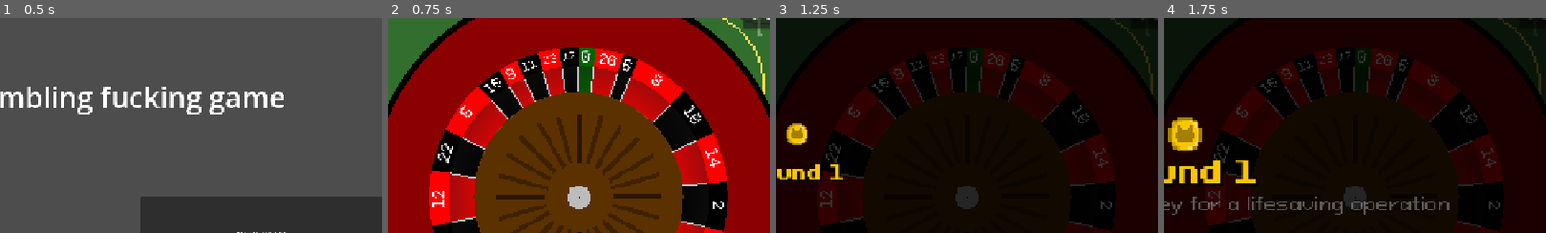
Above: before the commit, frames 1-4 (left to right).
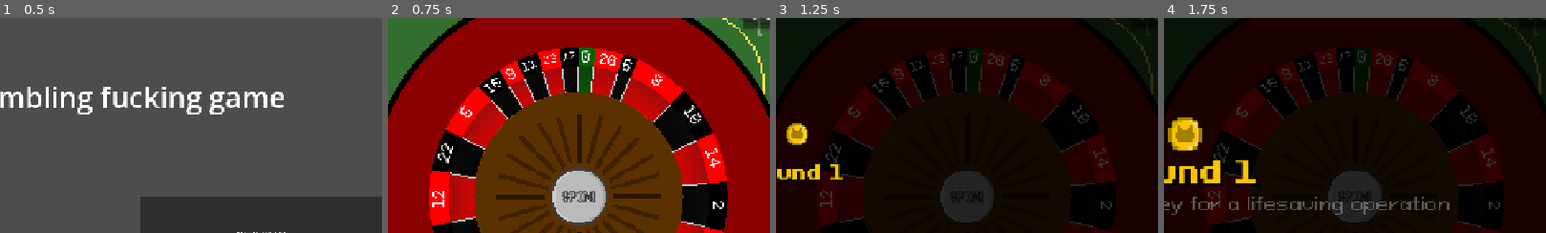
Above: after the commit, the same moments.

Repository: DuneRanger/Very-Serious-GameJam-2026
Game: Godot game, scene res://scenes/main.tscn
Two runs of this game, one before a commit and one after it. Both use one fixed random seed, a clock stepped at 60 frames per second and the inputs below. Sound files missing from this copy of the repository are replaced by a short silence.
Inputs:
- Up to frame 1 (0.5 s): no input
- Up to frame 2 (0.75 s): click "NEW GAME" at 0.5 s
- Up to frame 3 (1.25 s): no input
- Up to frame 4 (1.75 s): click "0" at 1.25 s
The pictures show only the part of the screen within x 47-97%, y 8-58%; the shares and areas given below are measured in that part.

Frame 1 is identical in both runs. In frame 2, 2.9% of the frame differs, in the area x 42-58%, y 69-97%; in frame 3, 2.1%; in frame 4, 1.9%.

Commit message:
Added a spin button

Diff:
--- a/scenes/game/game_scene/game_scene.gd
+++ b/scenes/game/game_scene/game_scene.gd
@@ -126,8 +126,8 @@
 		GameEnums.game_states.BET_PHASE:
 			$Table/Roulette.stop_roulette()
 			var money_won = get_full_bet_win()
+			$Table/BettingSystem.clear_bets()
 			GameManagerGlobal.modify_money(money_won)
-			$Table/BettingSystem.clear_bets()
 		_:
 			pass
 
--- a/scenes/game/game_scene/hud/game_scene_hud.tscn
+++ b/scenes/game/game_scene/hud/game_scene_hud.tscn
@@ -1,14 +1,14 @@
 [gd_scene format=3 uid="uid://cqwd5xducgdsl"]
 
 [ext_resource type="PackedScene" uid="uid://dcu31p6twmdit" path="res://scenes/game/utils/ErrorMessage.tscn" id="1_8fe00"]
-[ext_resource type="PackedScene" uid="uid://cxo23rckbhjbo" path="res://scenes/game/UI_elements/AwesomeLabel.tscn" id="2_qkhxd"]
+[ext_resource type="PackedScene" uid="uid://cxo23rckbhjbo" path="res://scenes/game/ui_elements/AwesomeLabel.tscn" id="2_qkhxd"]
 [ext_resource type="PackedScene" uid="uid://b8s6w1lbfa62g" path="res://scenes/game/UI_elements/animated_sprites/money_animated_sprite.tscn" id="3_0qbnv"]
 [ext_resource type="Script" uid="uid://yvvimemjf8nl" path="res://scenes/game/game_scene/hud/boost_symbol_container.gd" id="5_0qbnv"]
 [ext_resource type="PackedScene" uid="uid://djtfrov4iqbnm" path="res://scenes/game/UI_elements/animated_sprites/ruby_animated_sprite.tscn" id="5_3l4lp"]
 [ext_resource type="Script" uid="uid://co80ugwq1sply" path="res://scenes/game/game_scene/hud/spin_symbol_container.gd" id="6_3l4lp"]
 [ext_resource type="Texture2D" uid="uid://8mirpd64vb34" path="res://assets/textures/UI/ShopButton1.png" id="7_f4el6"]
 [ext_resource type="Script" uid="uid://dotgt4vplgp3m" path="res://scenes/game/game_scene/hud/shop_button.gd" id="7_sbgnr"]
-[ext_resource type="PackedScene" uid="uid://5vg4c83ob4lc" path="res://scenes/game/UI_elements/menu_button.tscn" id="8_hwqol"]
+[ext_resource type="PackedScene" uid="uid://5vg4c83ob4lc" path="res://scenes/game/ui_elements/menu_button.tscn" id="8_hwqol"]
 [ext_resource type="Texture2D" uid="uid://cspmm8d23xl02" path="res://assets/textures/UI/ShopButtonClick.png" id="8_la7ma"]
 [ext_resource type="Texture2D" uid="uid://d3wtdve7esxcb" path="res://assets/textures/UI/ShopButtonHover.png" id="9_vy1w6"]
 [ext_resource type="Script" uid="uid://ecrf73k4pky8" path="res://scenes/game/game_scene/hud/quota_label.gd" id="13_vy1w6"]
@@ -16,6 +16,11 @@
 [ext_resource type="Script" uid="uid://claufn611f2p4" path="res://scenes/game/game_scene/hud/round_start_animations.gd" id="14_ag5u3"]
 [ext_resource type="Texture2D" uid="uid://bn08ytmdst6va" path="res://assets/textures/symbols/money_sprite_sheet.png" id="15_ag5u3"]
 [ext_resource type="FontFile" uid="uid://btfhjobeerona" path="res://assets/fonts/PixeloidSans.otf" id="15_c6has"]
+[ext_resource type="Texture2D" uid="uid://d1ydk111unfdr" path="res://assets/textures/UI/spinButtonNormal.png" id="17_niiyn"]
+[ext_resource type="Texture2D" uid="uid://deatfdjnlmpyr" path="res://assets/textures/UI/spinButtonPressed.png" id="18_thqaq"]
+[ext_resource type="Texture2D" uid="uid://soqgmjnshia6" path="res://assets/textures/UI/spinButtonHover.png" id="19_hlngw"]
+[ext_resource type="Texture2D" uid="uid://cw4woinwf7xbd" path="res://assets/textures/UI/spinButtonOff.png" id="20_o58sx"]
+[ext_resource type="Script" uid="uid://cibpkppa3lx3b" path="res://scenes/game/game_scene/hud/spin_button.gd" id="21_hlngw"]
 
 [sub_resource type="StyleBoxTexture" id="StyleBoxTexture_4sguu"]
 texture = ExtResource("7_f4el6")
@@ -397,6 +402,18 @@
 &"RESET": SubResource("Animation_c6has"),
 &"RoundStart": SubResource("Animation_ag5u3")
 }
+
+[sub_resource type="StyleBoxTexture" id="StyleBoxTexture_vx0g1"]
+texture = ExtResource("17_niiyn")
+
+[sub_resource type="StyleBoxTexture" id="StyleBoxTexture_nlk0o"]
+texture = ExtResource("18_thqaq")
+
+[sub_resource type="StyleBoxTexture" id="StyleBoxTexture_nqfym"]
+texture = ExtResource("19_hlngw")
+
+[sub_resource type="StyleBoxTexture" id="StyleBoxTexture_4lu4x"]
+texture = ExtResource("20_o58sx")
 
 [node name="HUD" type="CanvasLayer" unique_id=1970834067]
 
@@ -532,6 +549,26 @@
 [node name="AnimationPlayer" type="AnimationPlayer" parent="RoundStartAnimations" unique_id=1086076332]
 libraries/ = SubResource("AnimationLibrary_niiyn")
 
+[node name="SpinButton" type="Button" parent="." unique_id=701434672]
+offset_left = 877.0
+offset_top = 312.0
+offset_right = 973.0
+offset_bottom = 408.0
+theme_override_constants/outline_size = 4
+theme_override_fonts/font = ExtResource("15_c6has")
+theme_override_font_sizes/font_size = 20
+theme_override_styles/normal = SubResource("StyleBoxTexture_vx0g1")
+theme_override_styles/pressed = SubResource("StyleBoxTexture_nlk0o")
+theme_override_styles/hover = SubResource("StyleBoxTexture_nqfym")
+theme_override_styles/disabled = SubResource("StyleBoxTexture_4lu4x")
+text = "SPIN!"
+script = ExtResource("21_hlngw")
+
+[node name="Timer" type="Timer" parent="SpinButton" unique_id=739194610]
+wait_time = 0.3
+
 [connection signal="timeout" from="SpinSymbolContainer/RefillTimer" to="SpinSymbolContainer" method="_on_refill_timer_timeout"]
 [connection signal="timeout" from="BoostSymbolContainer/RefillTimer" to="BoostSymbolContainer" method="_on_refill_timer_timeout"]
 [connection signal="button_down" from="ShopButton" to="ShopButton" method="_on_button_down"]
+[connection signal="button_down" from="SpinButton" to="SpinButton" method="_on_button_down"]
+[connection signal="timeout" from="SpinButton/Timer" to="SpinButton" method="_on_timer_timeout"]
--- /dev/null
+++ b/scenes/game/game_scene/hud/spin_button.gd
@@ -0,0 +1,28 @@
+extends Button
+
+func _ready() -> void:
+	GameManagerGlobal.signal_state_change.connect(check_state_validity)
+	GameManagerGlobal.signal_modify_money.connect(check_bet_validity)
+	pass
+
+func check_state_validity() -> void:
+	if GameManagerGlobal.game_state == GameEnums.game_states.BET_PHASE:
+		visible = true
+
+func check_bet_validity() -> void:
+	for bet_idx in GameManagerGlobal.bets:
+		if GameManagerGlobal.bets[bet_idx] > 0:
+			disabled = false
+			return
+	disabled = true
+
+func _on_button_down() -> void:
+	if GameManagerGlobal.spins_left > 0:
+		GameManagerGlobal.modify_game_state(GameEnums.game_states.SPIN_PHASE)
+		GameManagerGlobal.modify_spins_left(GameManagerGlobal.spins_left - 1)
+		$Timer.start()
+
+func _on_timer_timeout() -> void:
+	$Timer.stop()
+	visible = false
+	disabled = true
--- a/scenes/game/shop_scene/shop_scene.tscn
+++ b/scenes/game/shop_scene/shop_scene.tscn
@@ -78,7 +78,7 @@
 offset_left = -600.0
 offset_top = -100.0
 offset_right = -88.0
-offset_bottom = 180.0
+offset_bottom = 200.0
 grow_horizontal = 2
 grow_vertical = 2
 size_flags_horizontal = 4
--- a/scenes/game/utils/error_message.gd
+++ b/scenes/game/utils/error_message.gd
@@ -8,7 +8,3 @@
 func restart_anim() -> void:
 	$AnimationPlayer.stop()
 	$AnimationPlayer.play("fade_out", -1, 1.0, false)
-
-
-func _on_shop_button_button_down() -> void:
-	pass # Replace with function body.
Not shown, added: scenes/game/game_scene/hud/spin_button.gd.uid
